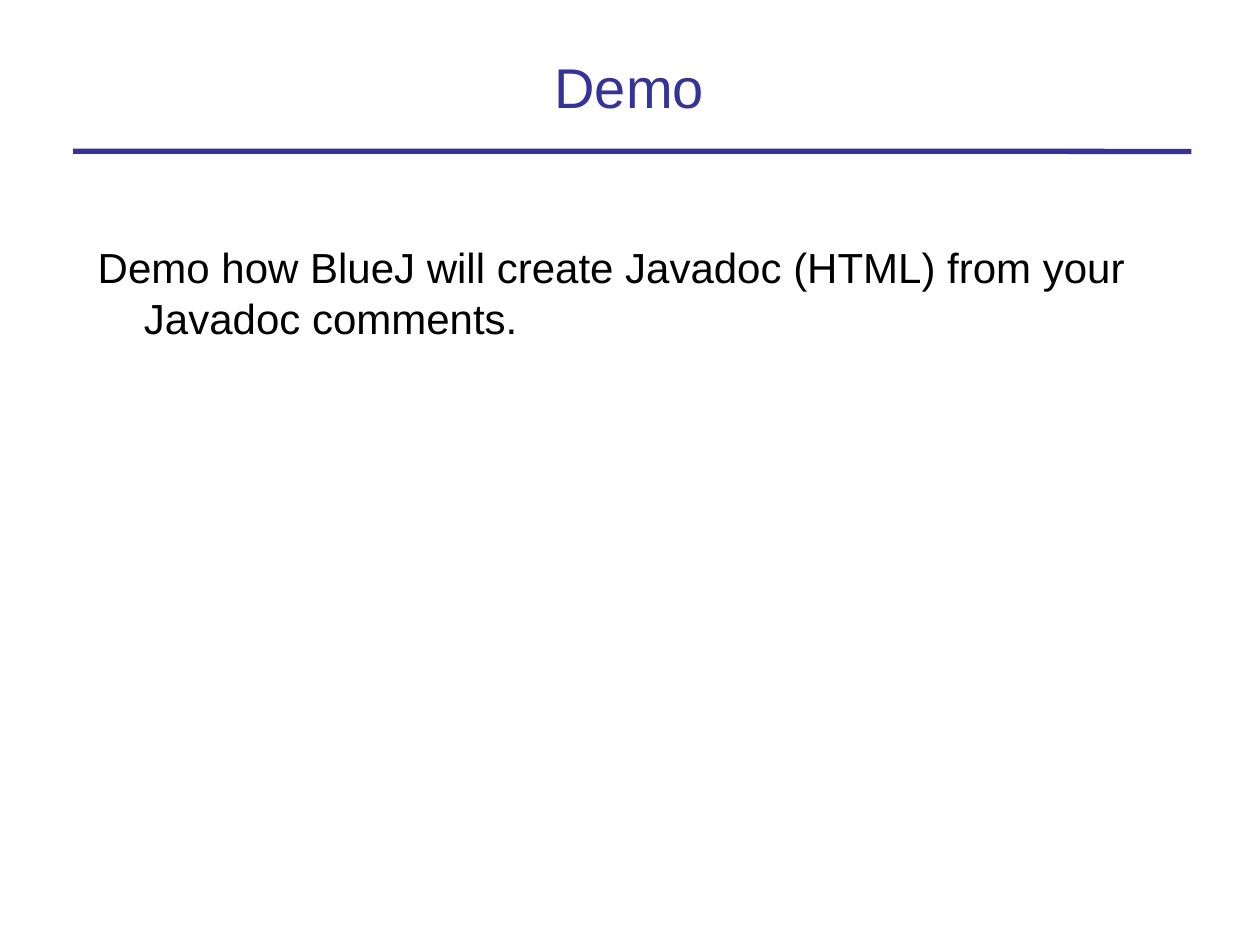
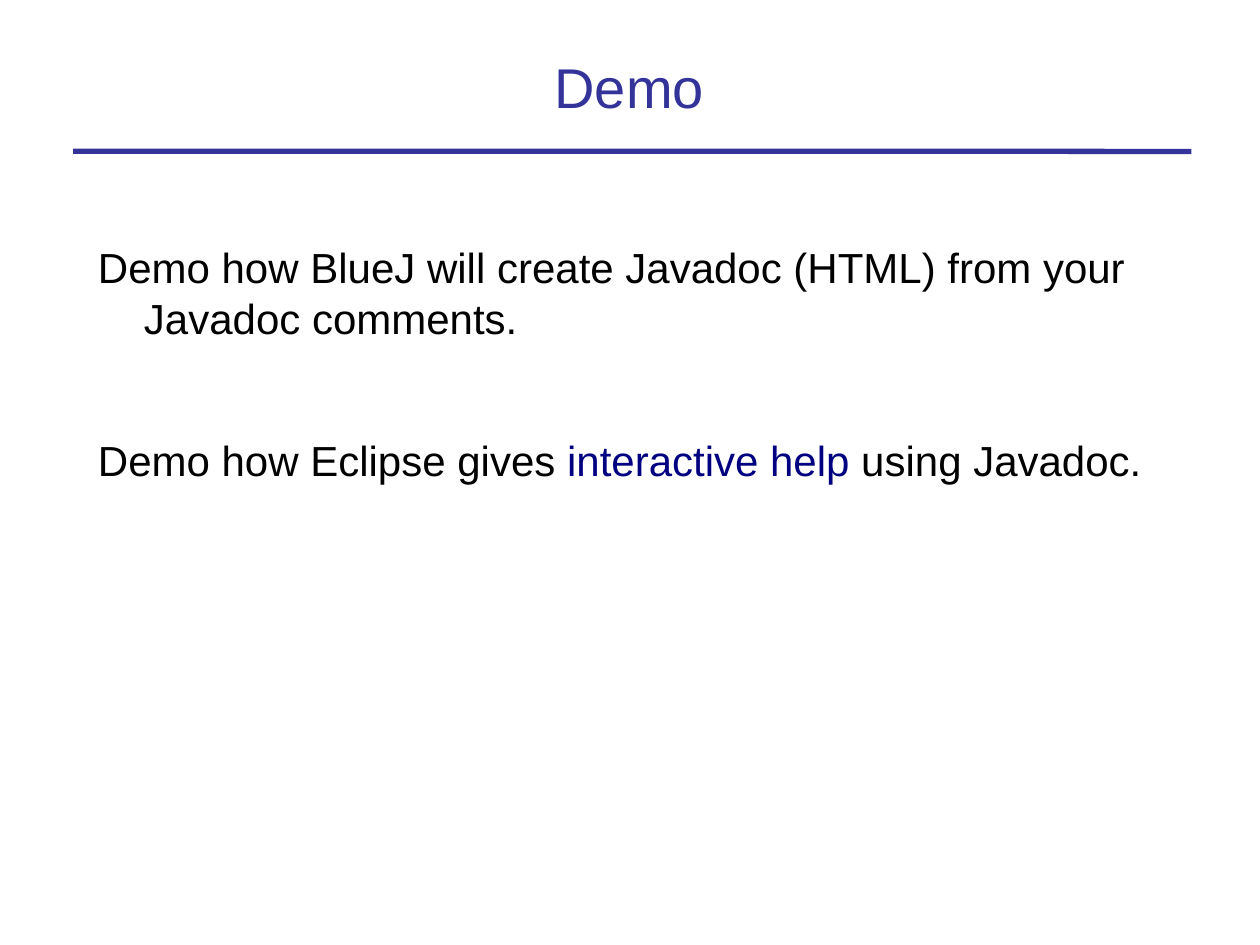
Before and after one commit to skeoop/skeoop.github.io, a slide deck: slide 13 of week1/2-Coding-Standard-and-Javadoc.ppt. Drawn at 1260x945 pixels with LibreOffice and Linux fonts; fonts in the diff are those of the drawing. Boxes give left, top, right and bottom in pixels: in the first picture for what was removed or moved away, otherwise in the second. Text is boxed around its words. In the diff, an @@ line names an element or a change of style, - is before the commit and + after.

```diff
--- a/week1/2-Coding-Standard-and-Javadoc.ppt
+++ b/week1/2-Coding-Standard-and-Javadoc.ppt
@@ text at <box>98,252,1125,335</box>: indent changed @@
@@ text at <box>98,445,1141,485</box>: paragraph added @@
+Demo how Eclipse gives interactive help using Javadoc.
```
Also in this commit, not shown: 2 other slides changed, 1 slide added, 1 slide removed, 3 other files.
